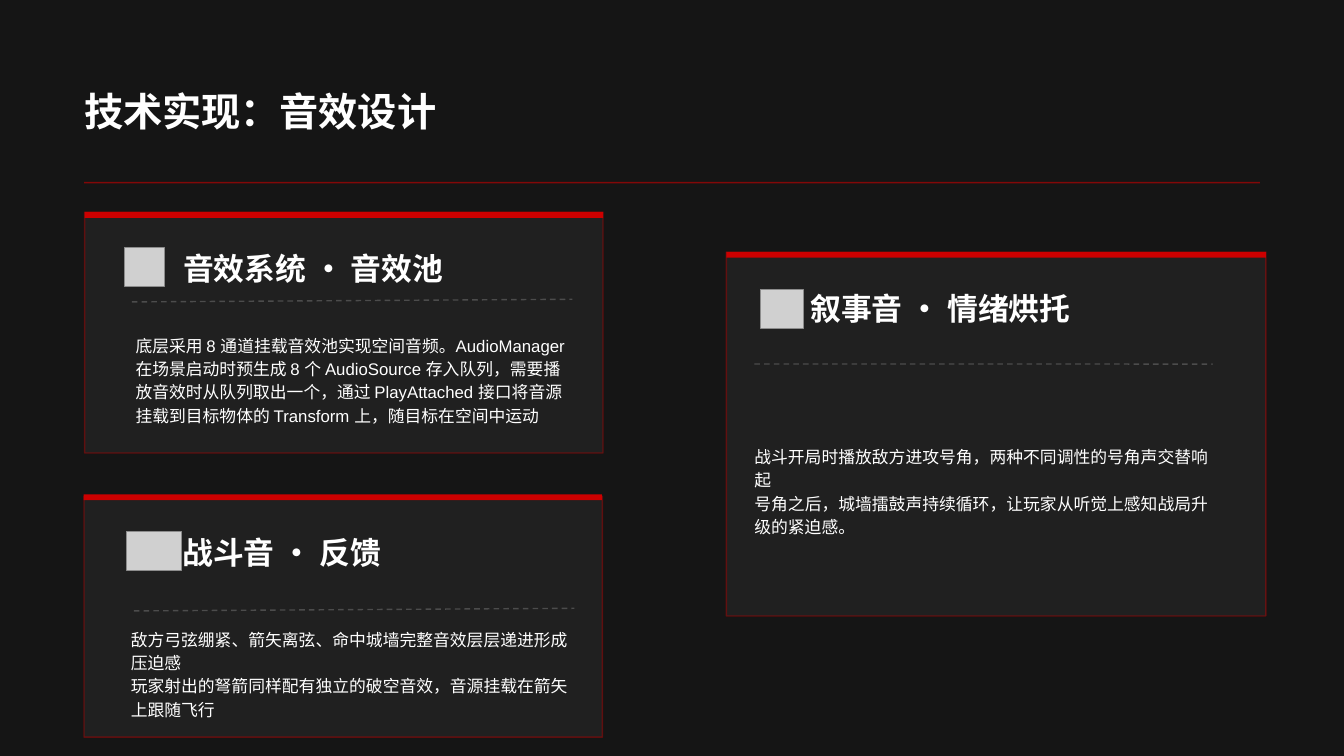
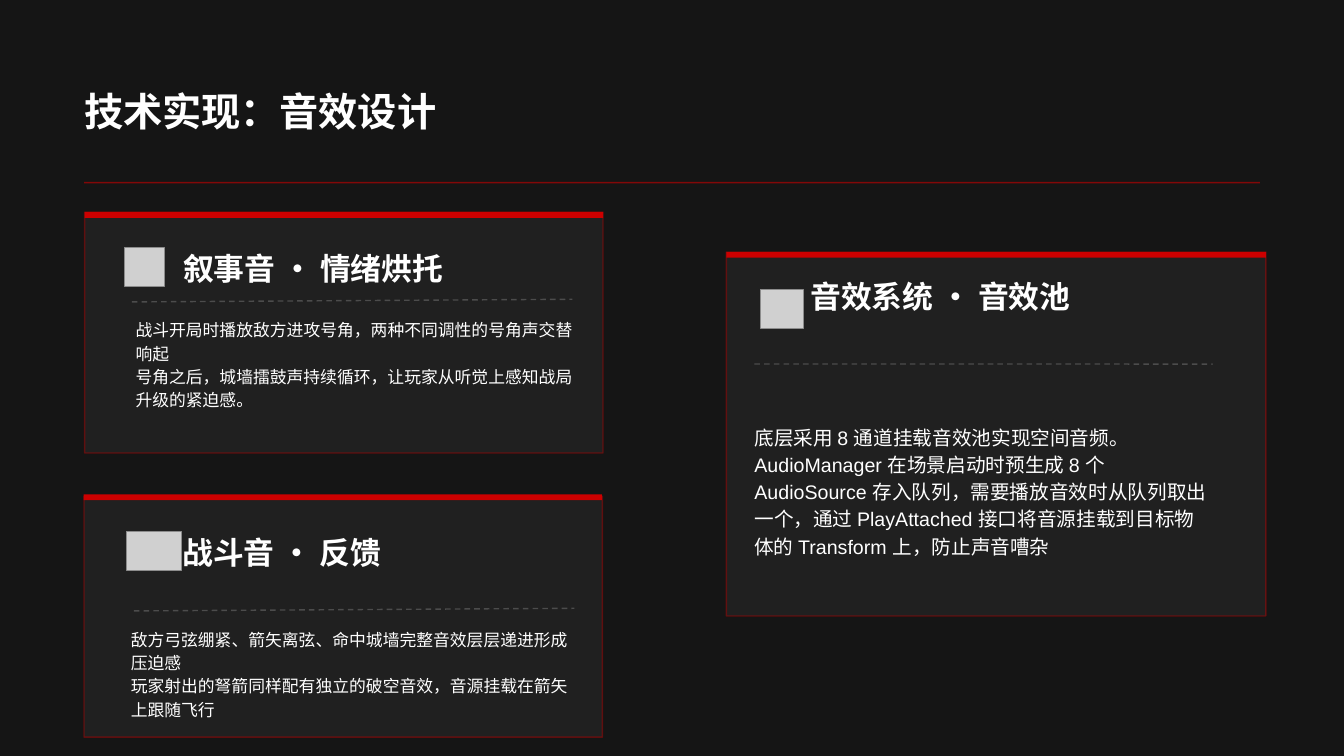
Before and after one commit to W-SEANVeen/ISF2, a slide deck: slide 20 of Docs/《孤城》VR游戏设计答辩.pptx. Drawn at 1344x756 pixels with LibreOffice and Linux fonts; fonts in the diff are those of the drawing; grey boxes stand for pictures; background and template pictures are left out; a plain dark background stands for a picture behind light text. Boxes give left, top, right and bottom in pixels: in the first picture for what was removed or moved away, otherwise in the second. Text is boxed around its words. In the diff, an @@ line names an element or a change of style, - is before the commit and + after.

```diff
--- a/Docs/《孤城》VR游戏设计答辩.pptx
+++ b/Docs/《孤城》VR游戏设计答辩.pptx
@@ text at box(183, 253, 443, 283): text changed @@
-音效系统 · 音效池
+叙事音 · 情绪烘托
@@ text at box(810, 281, 1070, 311): text changed @@
-叙事音 · 情绪烘托
+音效系统 · 音效池
@@ text at box(136, 322, 573, 408): text changed @@
-底层采用 8 通道挂载音效池实现空间音频。AudioManager 在场景启动时预生成 8 个 AudioSource 存入队列，需要播放音效时从队列取出一个，通过 PlayAttached 接口将音源挂载到目标物体的 Transform 上，随目标在空间中运动
+战斗开局时播放敌方进攻号角，两种不同调性的号角声交替响起
+号角之后，城墙擂鼓声持续循环，让玩家从听觉上感知战局升级的紧迫感。
@@ text at box(754, 428, 1206, 556): text changed; size 12 to 14 pt @@
-战斗开局时播放敌方进攻号角，两种不同调性的号角声交替响起
-号角之后，城墙擂鼓声持续循环，让玩家从听觉上感知战局升级的紧迫感。
+底层采用 8 通道挂载音效池实现空间音频。AudioManager 在场景启动时预生成 8 个 AudioSource 存入队列，需要播放音效时从队列取出一个，通过 PlayAttached 接口将音源挂载到目标物体的 Transform 上，防止声音嘈杂
```
Also in this commit, not shown: 9 other slides changed, 4 other files.
